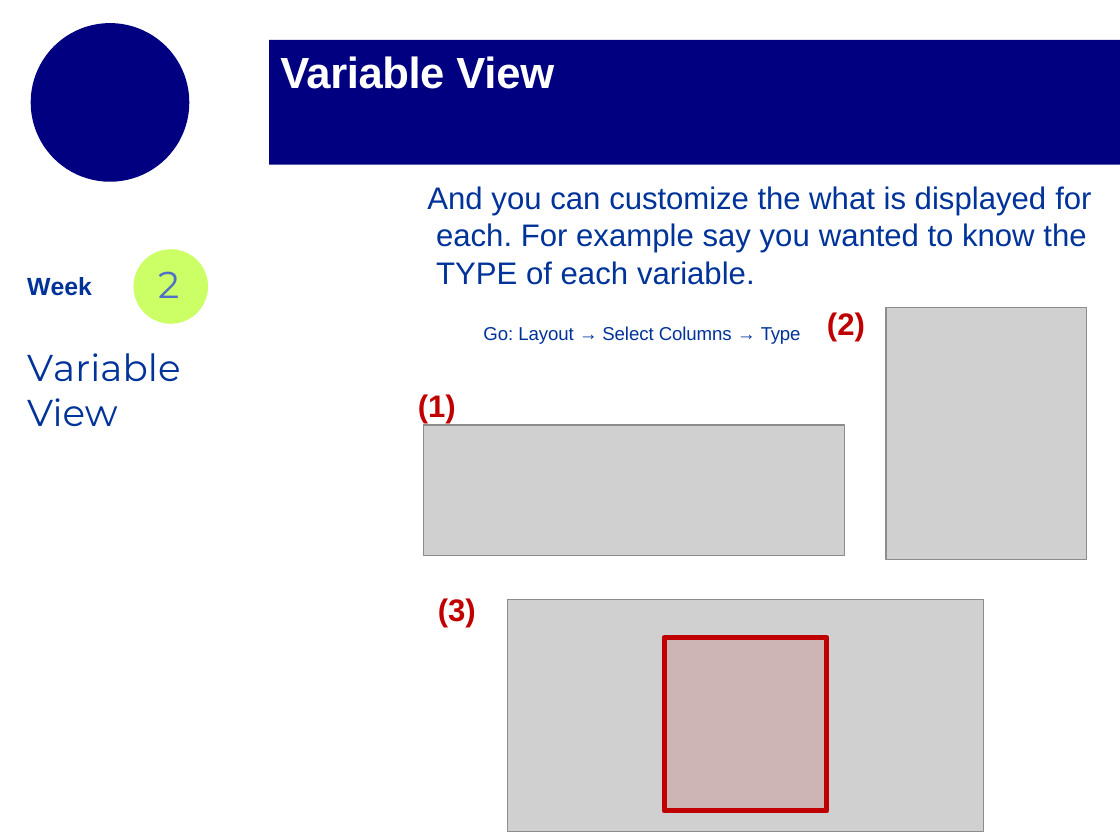
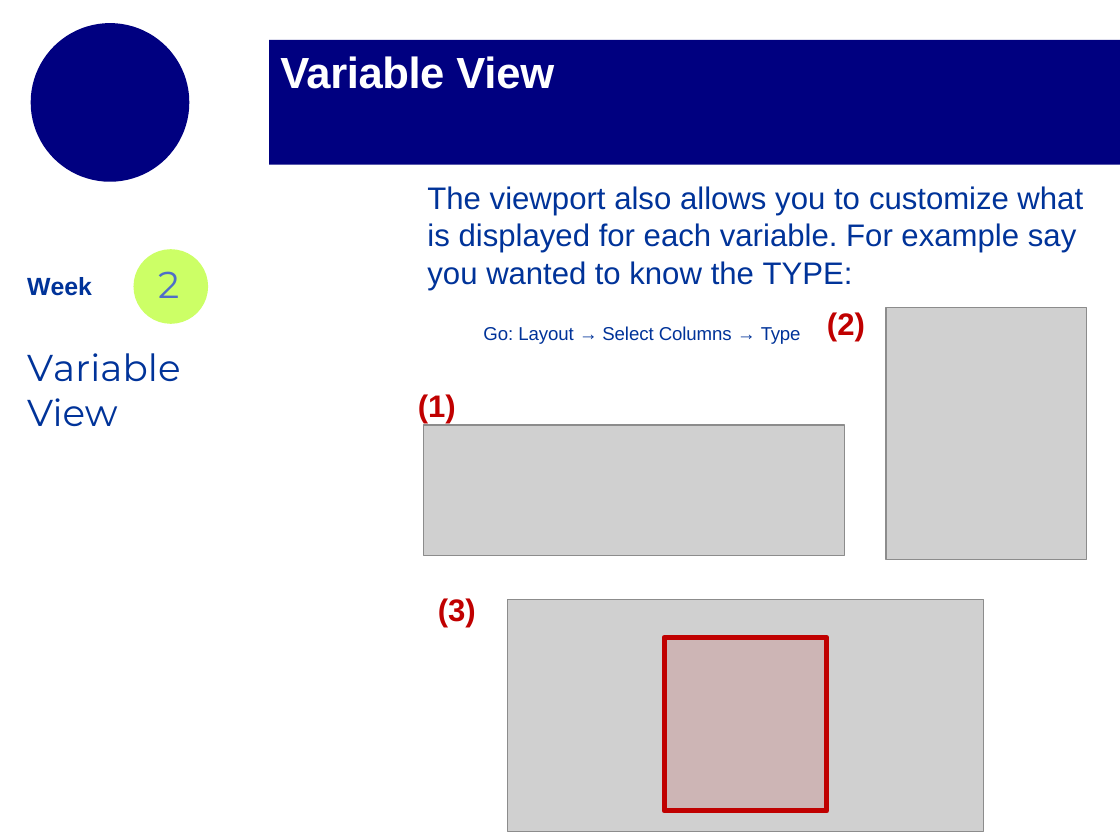
Before and after one commit to mikejohnson51/geog178_2019, a slide deck: slide 37 of section_slides/week2_section_slides_2.pptx. Drawn at 1120x840 pixels with LibreOffice and Linux fonts; fonts in the diff are those of the drawing; grey boxes stand for pictures; background and template pictures are left out. Boxes give left, top, right and bottom in pixels: in the first picture for what was removed or moved away, otherwise in the second. Text is boxed around its words. In the diff, an @@ line names an element or a change of style, - is before the commit and + after.

```diff
--- a/section_slides/week2_section_slides_2.pptx
+++ b/section_slides/week2_section_slides_2.pptx
@@ text at bbox=[427, 186, 1083, 290]: text changed @@
-And you can customize the what is displayed for each. For example say you wanted to know the TYPE of each variable.
+The viewport also allows you to customize what is displayed for each variable. For example say you wanted to know the TYPE:
```
Also in this commit, not shown: 26 other slides changed, 1 slide added, 3 other files.
